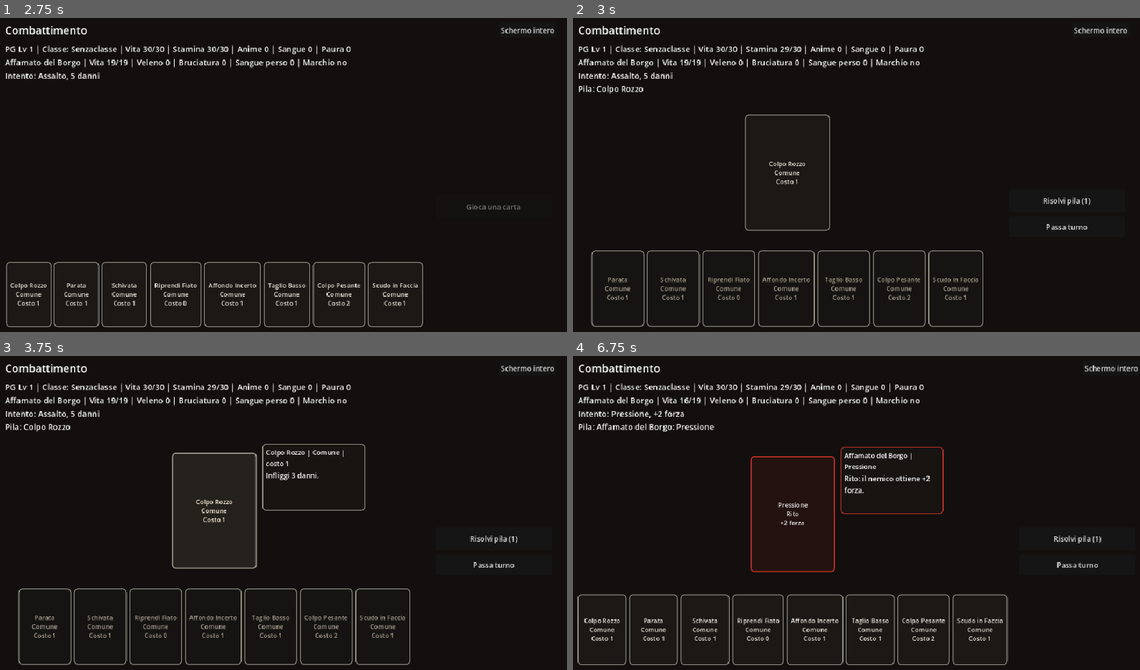
Above: before the commit, frames 1-4 (two rows, left to right).
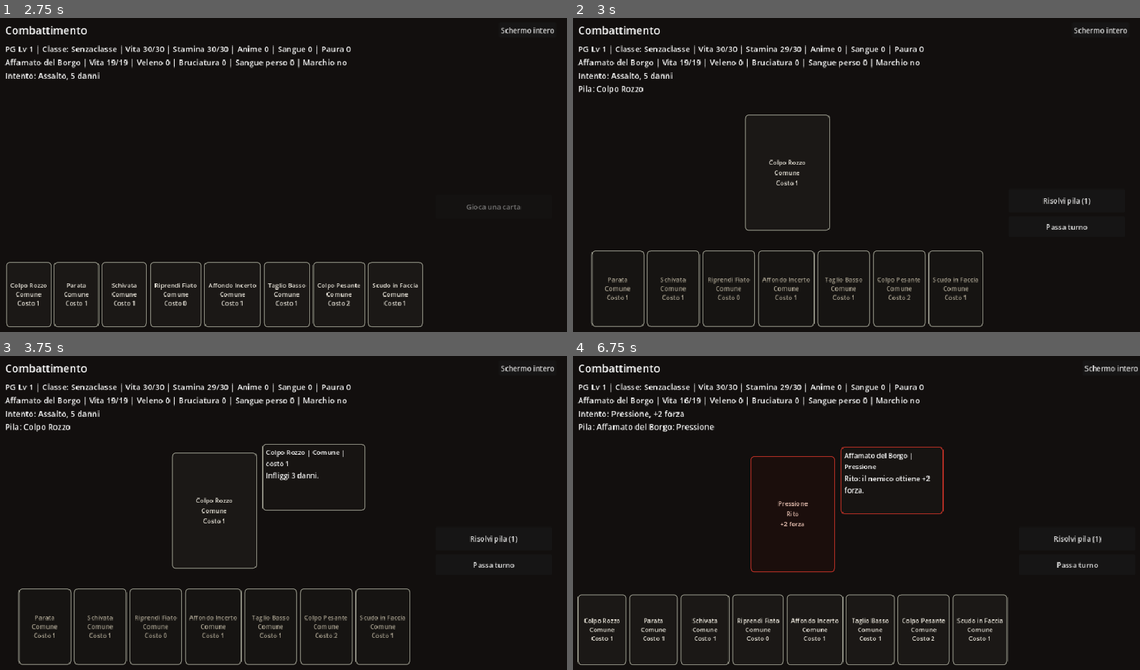
Above: after the commit, the same moments.

Repository: Chivas1504/Gioco
Game: Godot game, scene res://scenes/main.tscn
Two runs of this game, one before a commit and one after it. Both use one fixed random seed, a clock stepped at 60 frames per second and the inputs below.
Inputs (mouse positions are in pixels of both pictures, inside the frame that each line leads up to):
- Up to frame 1 (2.75 s): click "Schermo intero" at 0.5 s; click "Finestra" at 1.25 s; click "Nuova run" at 2 s
- Up to frame 2 (3 s): click "Colpo Rozzo Comune Costo 1" at 2.75 s
- Up to frame 3 (3.75 s): click (215, 509) at 3.5 s, where only the run before the commit has a clickable "Colpo Rozzo Comune Costo 1"
- Up to frame 4 (6.75 s): click "Risolvi pila (1)" at 4.25 s; click "Schermo intero" at 5 s; click "Finestra" at 5.75 s; click (794, 513) at 6.5 s, where only the run before the commit has a clickable "Pressione Rito +2 forza"

Frame 1 is identical in both runs. In frame 2, 0.1% of the frame differs, in the area x 34-42%, y 45-54%; in frame 3, 0.3%, in the area x 30-46%, y 30-68%; in frame 4, 0.3%.

Commit message:
Rendi uniformi le carte della pila combat

Diff:
--- a/scripts/main.gd
+++ b/scripts/main.gd
@@ -493,23 +493,22 @@
 
 	for index in range(staged_cards.size()):
 		var entry: Dictionary = staged_cards[index]
-		var stack_card = Button.new()
+		var stack_card = Panel.new()
 		stack_card.custom_minimum_size = stack_card_size
 		stack_card.size = stack_card_size
 		stack_card.position = stack_offset * index
 		stack_card.z_index = index
-		stack_card.focus_mode = Control.FOCUS_NONE
 		stack_card.mouse_filter = Control.MOUSE_FILTER_STOP
 		if String(entry.get("owner", "")) == "enemy":
-			stack_card.text = _get_enemy_stack_card_display_text(entry, true)
 			stack_card.tooltip_text = _get_enemy_stack_card_display_text(entry, false)
-			_apply_enemy_stack_card_style(stack_card)
+			_apply_enemy_stack_panel_style(stack_card)
+			_add_stack_card_label(stack_card, _get_enemy_stack_card_display_text(entry, true), Color(0.94, 0.78, 0.72))
 		else:
 			var card_id = String(entry.get("card_id", ""))
 			var card = GameDatabase.get_card(card_id)
-			stack_card.text = _get_stack_player_card_display_text(card_id)
 			stack_card.tooltip_text = _get_card_display_text(card_id, "in pila", "Pronta")
-			_apply_card_button_style(stack_card, card)
+			_apply_card_panel_style(stack_card, card)
+			_add_stack_card_label(stack_card, _get_stack_player_card_display_text(card_id), Color(0.92, 0.90, 0.86))
 		stack_card.mouse_entered.connect(_on_stack_card_mouse_entered.bind(entry, stack_card))
 		stack_card.mouse_exited.connect(_on_stack_card_mouse_exited.bind(stack_card, index))
 		stack_board.add_child(stack_card)
@@ -1255,6 +1254,32 @@
 	button.add_theme_font_size_override("font_size", 14)
 
 
+func _apply_card_panel_style(panel: Panel, card: Dictionary) -> void:
+	var rarity = String(card.get("rarity", "")) if not card.is_empty() else ""
+	panel.add_theme_stylebox_override("panel", _make_card_button_style(rarity, 0.105, 2))
+
+
+func _apply_enemy_stack_panel_style(panel: Panel) -> void:
+	panel.add_theme_stylebox_override("panel", _make_enemy_stack_card_style(0.10, 2))
+
+
+func _add_stack_card_label(panel: Panel, text: String, color: Color) -> void:
+	var label = Label.new()
+	label.set_anchors_preset(Control.PRESET_FULL_RECT)
+	label.offset_left = 8
+	label.offset_top = 8
+	label.offset_right = -8
+	label.offset_bottom = -8
+	label.text = text
+	label.horizontal_alignment = HORIZONTAL_ALIGNMENT_CENTER
+	label.vertical_alignment = VERTICAL_ALIGNMENT_CENTER
+	label.autowrap_mode = TextServer.AUTOWRAP_WORD_SMART
+	label.clip_text = true
+	label.add_theme_color_override("font_color", color)
+	label.add_theme_font_size_override("font_size", 14)
+	panel.add_child(label)
+
+
 func _make_enemy_stack_card_style(shade: float, border_width: int) -> StyleBoxFlat:
 	var style = StyleBoxFlat.new()
 	style.bg_color = Color(shade * 1.05, shade * 0.55, shade * 0.48)
@@ -1293,12 +1318,12 @@
 	_clear_card_preview()
 
 
-func _on_stack_card_mouse_entered(entry: Dictionary, button: Button) -> void:
+func _on_stack_card_mouse_entered(entry: Dictionary, button: Control) -> void:
 	button.z_index = 90
 	_show_stack_card_preview(entry, button)
 
 
-func _on_stack_card_mouse_exited(button: Button, base_z_index: int) -> void:
+func _on_stack_card_mouse_exited(button: Control, base_z_index: int) -> void:
 	button.z_index = base_z_index
 	_clear_card_preview()
 
